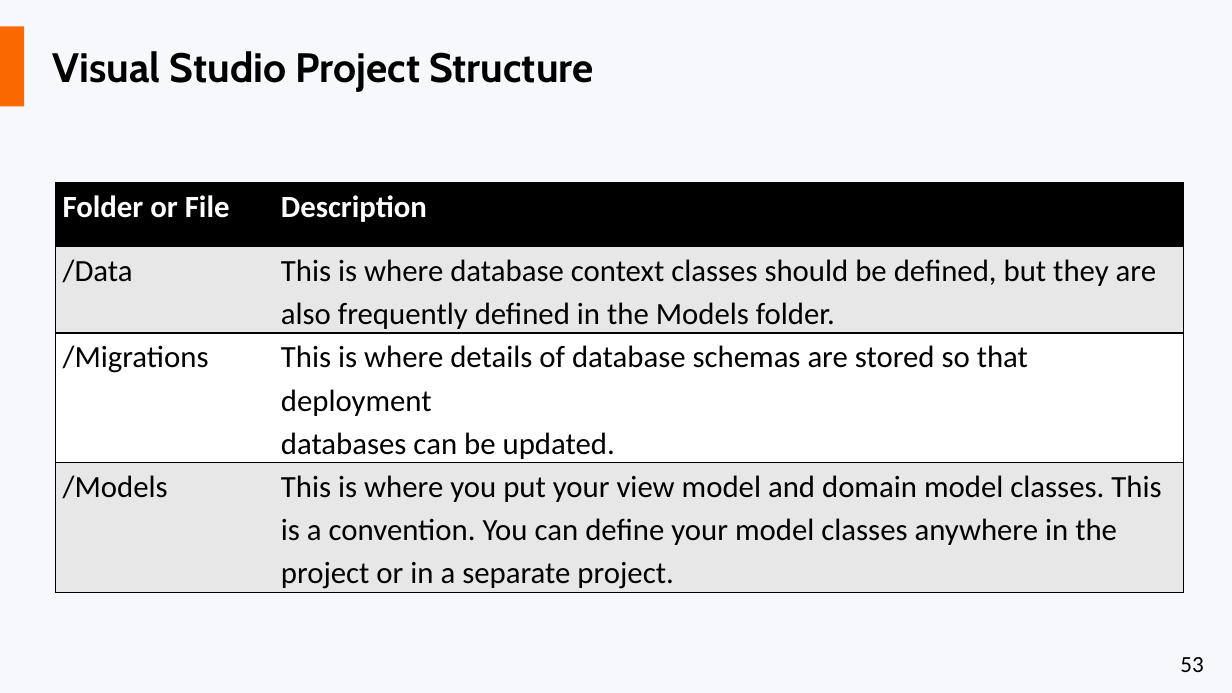
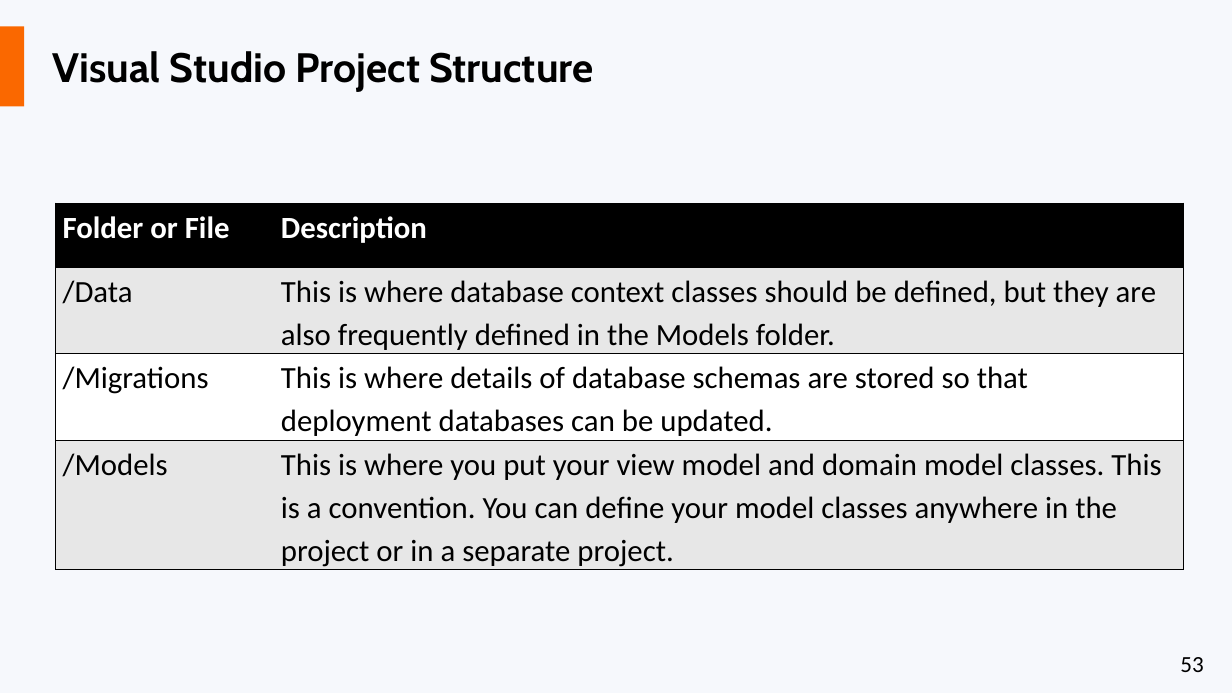
Before and after one commit to liviucotfas/ase-web-and-cloud-applications-security, a slide deck: slide 53 of Presentation ASPNET MVC Core - Part I.pptx. Drawn at 1232x693 pixels with LibreOffice and Linux fonts; fonts in the diff are those of the drawing. Boxes give left, top, right and bottom in pixels: in the first picture for what was removed or moved away, otherwise in the second. Text is boxed around its words. In the diff, an @@ line names an element or a change of style, - is before the commit and + after.

```diff
--- a/Presentation ASPNET MVC Core - Part I.pptx
+++ b/Presentation ASPNET MVC Core - Part I.pptx
@@ table at (55, 203, 1183, 571) @@
-row 3, column 2: This is where details of database schemas are stored so that deployment / databases can be updated.
+row 3, column 2: This is where details of database schemas are stored so that deployment databases can be updated.
@@ table: place and size @@
-table at (55, 182, 1183, 593)
+table at (55, 203, 1183, 571)
```
Also in this commit, not shown: 7 other slides changed.
